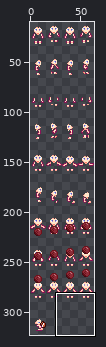
Two states of a sprite sheet, [LittleNPC] The Farmer's Children Art - Deluxe/assets/Characters/Female/Leah/Skin/Vanilla.png. The first picture is a wide view before the edit; the outline marks the close-up.
Close-up. First the earlier version:
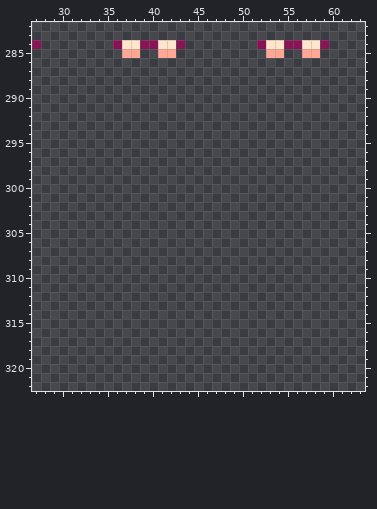
The file is 64x416 pixels. Pixels under 10% opacity are left out. Colours within 5 levels of each other are drawn and written as one. Shown: x 27..63, y 282..322. The wide view leaves out empty margins.
The same view after the edit:
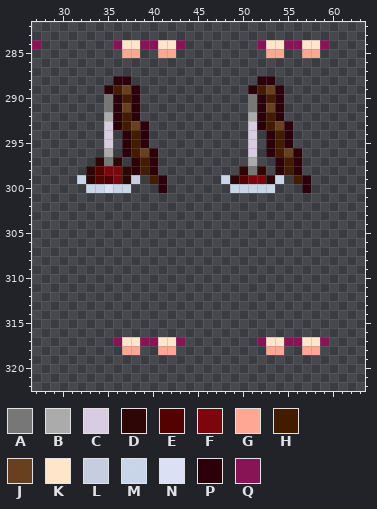
Palette (. is transparent): A #777777  B #ababab  C #d8cce2  D #2d0605  E #540102  F #7d060c  G #ffa795  H #431c00  J #69401f  K #ffe6ca  L #c6cddf  M #ddebffde  N #dbe0f5  P #2c000b  Q #881456
What changed:
Colour A is added in rows 290 to 291 at x 35 and 51; in row 297 at x 35; in row 298 at x 51.
Colour B is added in row 292 at x 35 and 51; in row 296 at x 35; in row 297 at x 51.
Colour C is added in rows 293 to 295 at x 35 and 51; in row 296 at x 51.
Colour D is added in row 297 at x 34 and 36; in row 298 at x 33, 37, 50 and 52; in row 299 at x 33, 37, 49 and 53.
Colour E is added in row 298 at x 34; in row 299 at x 34 to 35 and 50.
Colour F is added in row 298 at x 35 to 36; in row 299 at x 36 and 51 to 52.
Colour G is added in row 318 at x 37 to 38, 41 to 42, 53 to 54 and 57 to 58.
Colour H is added in row 289 at x 36 and 52; in row 290 at x 37 and 53; in rows 292 to 293 at x 37 and 53; in rows 294 to 296 at x 38 and 54; in rows 297 to 298 at x 39 and 55; in row 299 at x 40 and 56.
Colour J is added in row 289 at x 37 and 53; in row 291 at x 37 and 53; in row 293 at x 38 and 54; in row 296 at x 39 and 55.
Colour K is added in row 317 at x 37 to 38, 41 to 42, 53 to 54 and 57 to 58.
Colour L is added in row 299 at x 38.
Colour M is added in row 299 at x 32, 48 and 54; in row 300 at x 33 to 34, 36 to 37 and 49 to 53.
Colour N is added in row 300 at x 35.
Colour P is added in row 288 at x 36 to 37 and 52 to 53; in row 289 at x 35, 38, 51 and 54; in rows 290 to 292 at x 36, 38, 52 and 54; in row 293 at x 36, 39, 52 and 55; in rows 294 to 295 at x 37, 39, 53 and 55; in row 296 at x 37, 40, 53 and 56.
Colour P is added in rows 297 to 298 at x 38, 40, 54 and 56; in rows 299 to 300 at x 41 and 57.
Colour Q is added in row 317 at x 36, 39 to 40, 43, 52, 55 to 56 and 59.
